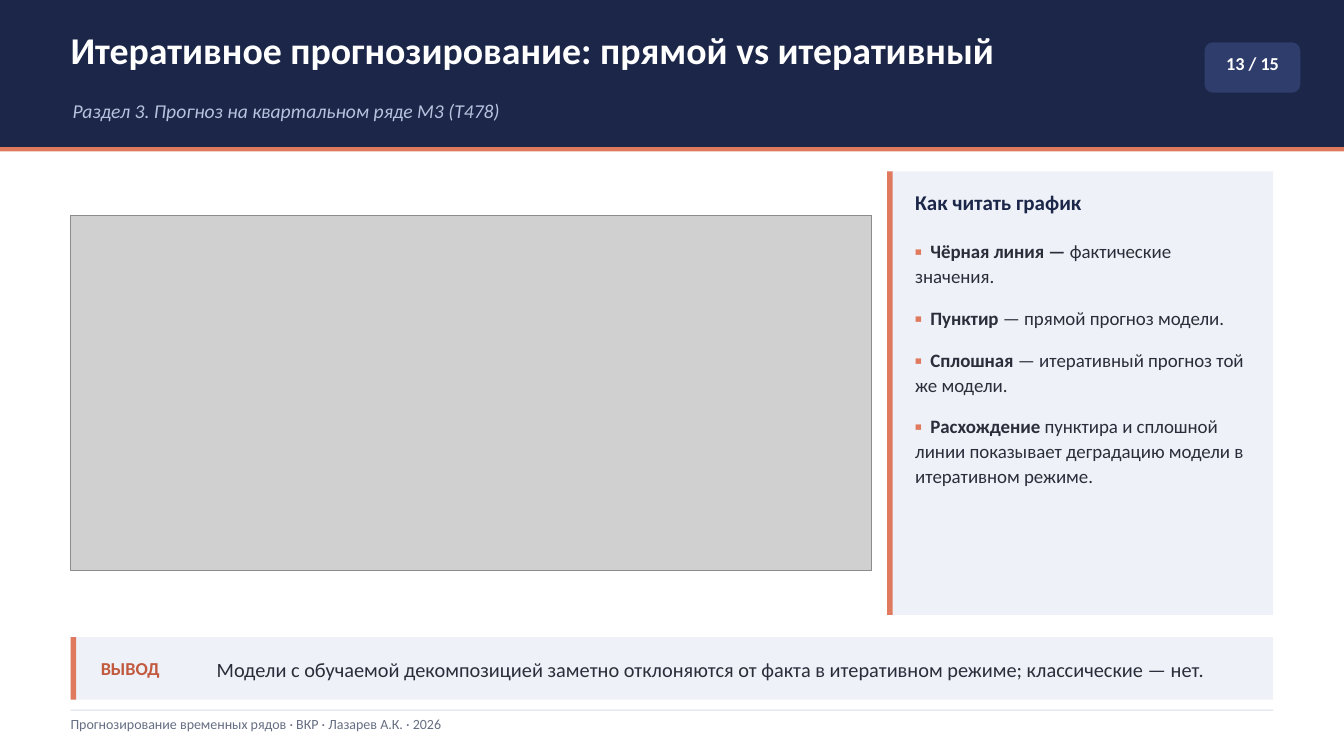
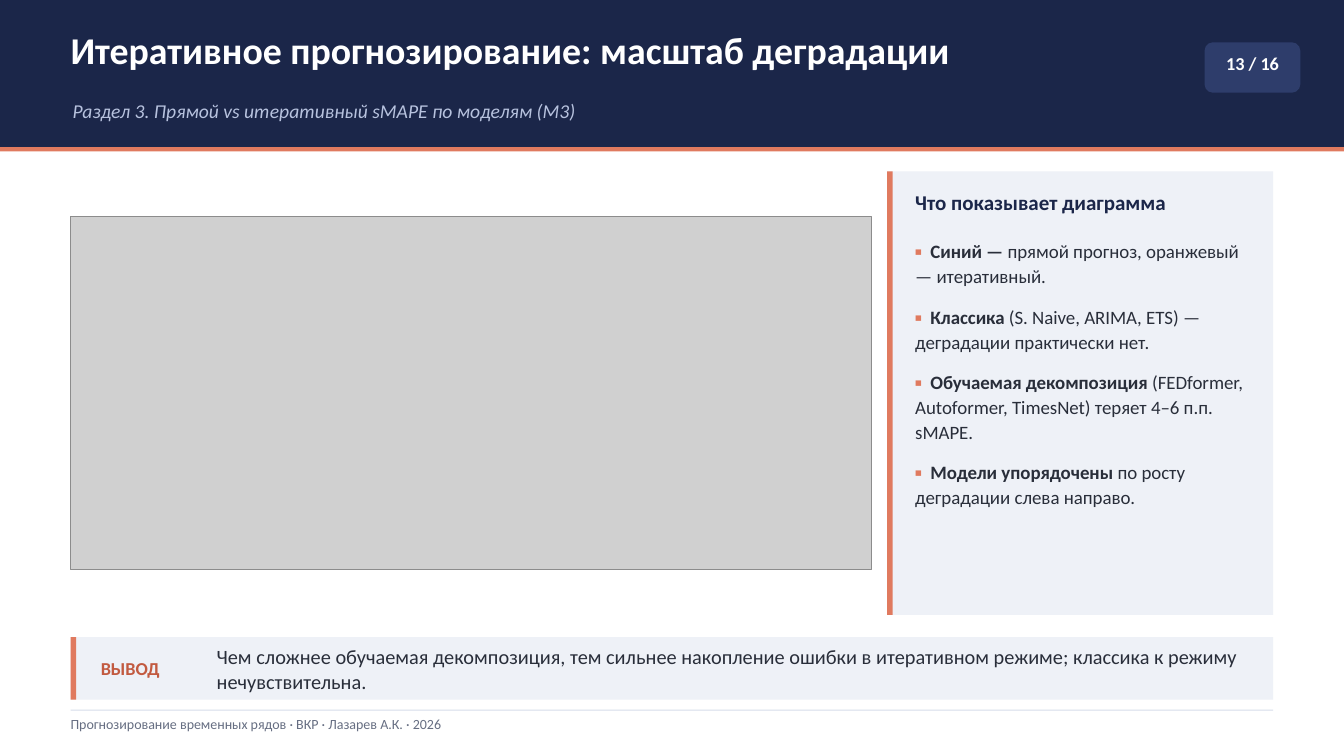
Before and after one commit to Prost444/Hybrid-models-for-TS-processing, a slide deck: slide 13 of docs/Презентация_Лазарев_ВКР.pptx. Drawn at 1344x756 pixels with LibreOffice and Linux fonts; fonts in the diff are those of the drawing; grey boxes stand for pictures. Boxes give left, top, right and bottom in pixels: in the first picture for what was removed or moved away, otherwise in the second. Text is boxed around its words. In the diff, an @@ line names an element or a change of style, - is before the commit and + after.

```diff
--- a/docs/Презентация_Лазарев_ВКР.pptx
+++ b/docs/Презентация_Лазарев_ВКР.pptx
@@ text at (71, 38, 949, 70): text changed @@
-Итеративное прогнозирование: прямой vs итеративный
+Итеративное прогнозирование: масштаб деградации
@@ text at (1226, 57, 1279, 70): text changed @@
-13 / 15
+13 / 16
@@ text at (73, 104, 576, 121): text changed @@
-Раздел 3. Прогноз на квартальном ряде M3 (T478)
+Раздел 3. Прямой vs итеративный sMAPE по моделям (M3)
@@ text at (915, 196, 1166, 214): text changed @@
-Как читать график
+Что показывает диаграмма
@@ text at (915, 245, 1243, 507): text changed @@
-▪ Чёрная линия — фактические значения.
-▪ Пунктир — прямой прогноз модели.
-▪ Сплошная — итеративный прогноз той же модели.
-▪ Расхождение пунктира и сплошной линии показывает деградацию модели в итеративном режиме.
+▪ Синий — прямой прогноз, оранжевый — итеративный.
+▪ Классика (S. Naive, ARIMA, ETS) — деградации практически нет.
+▪ Обучаемая декомпозиция (FEDformer, Autoformer, TimesNet) теряет 4–6 п.п. sMAPE.
+▪ Модели упорядочены по росту деградации слева направо.
@@ text at (217, 650, 1236, 693): text changed @@
-Модели с обучаемой декомпозицией заметно отклоняются от факта в итеративном режиме; классические — нет.
+Чем сложнее обучаемая декомпозиция, тем сильнее накопление ошибки в итеративном режиме; классика к режиму нечувствительна.
```
Also in this commit, not shown: 11 other slides changed, 2 slides added, 1 slide removed, 6 other files.
